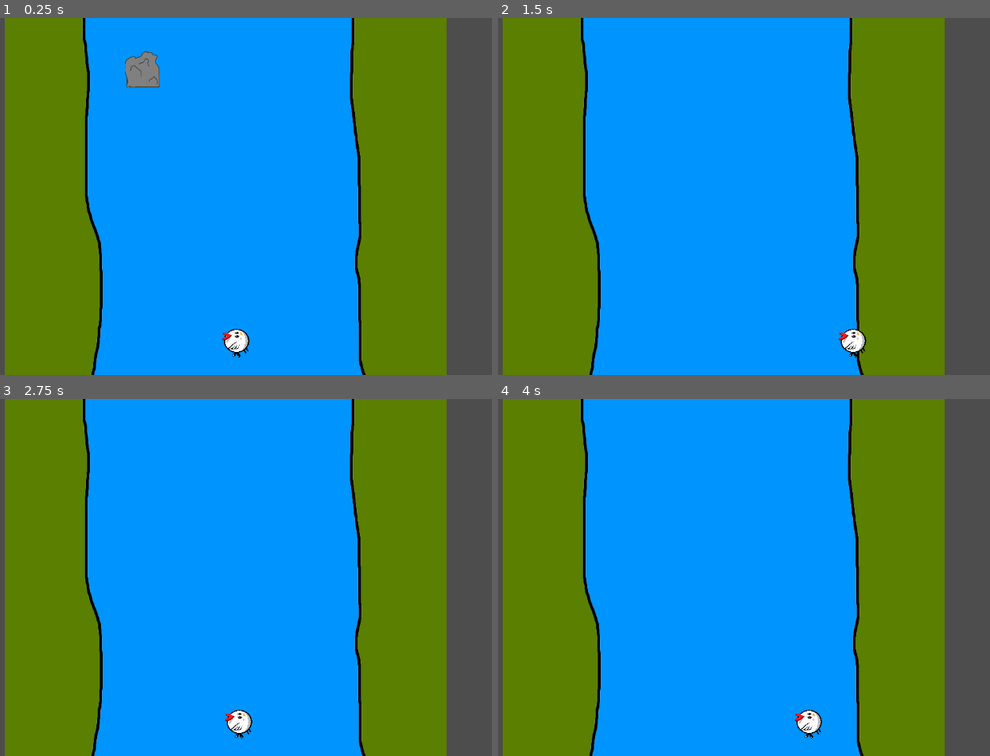
Above: before the commit, frames 1-4 (two rows, left to right).
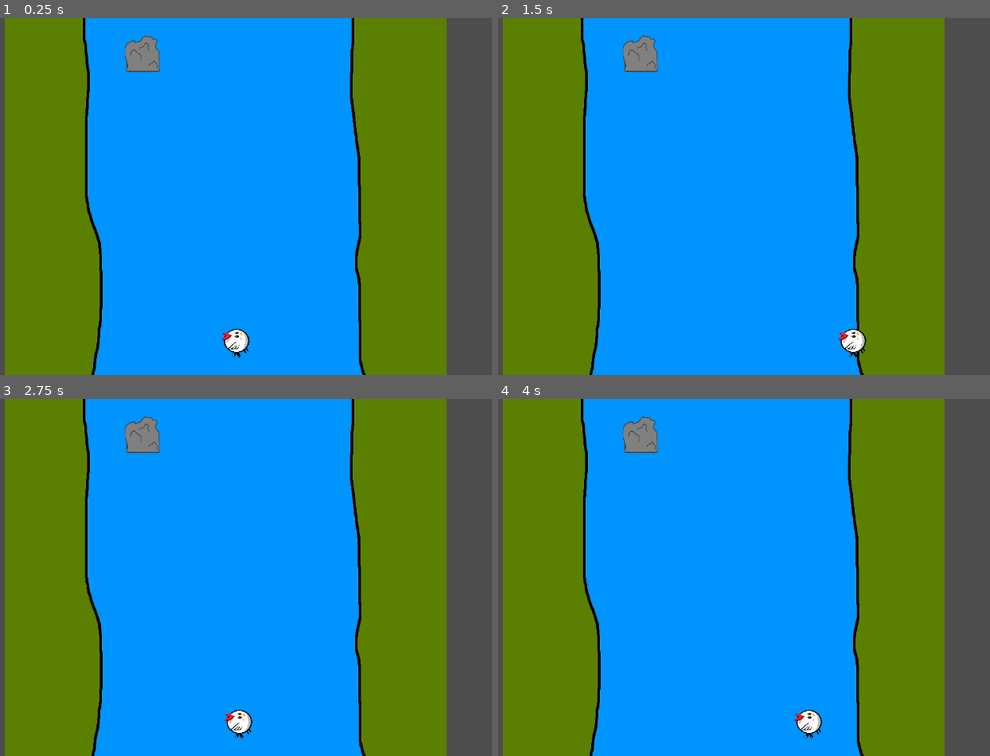
Above: after the commit, the same moments.

Repository: shyrzaza/Streamer
Game: Godot game, scene res://StreamGame/StreamGame.tscn
The game is run twice, just before and just after one commit, with the same random seed, the same clock (stepped at 60 frames per second) and the same inputs.
Inputs (mouse positions are in pixels of both pictures, inside the frame that each line leads up to):
- Up to frame 1 (0.25 s): no input
- Up to frame 2 (1.5 s): tap Enter (ui_accept) at 0.5, 0.77 s; move the mouse to (857, 178) at 0.52 s; hold Right (ui_right) 0.53-1.25 s; click (857, 178) at 0.67 s; drag from (591, 214) to (684, 267) at 1.27 s
- Up to frame 3 (2.75 s): tap Enter (ui_accept) at 2 s; move the mouse to (280, 498) at 2.02 s; hold Left (ui_left) from 2.03 s (still down)
- Up to frame 4 (4 s): release Left (ui_left) at 2.75 s; drag from (684, 648) to (527, 523) at 2.77 s; tap Enter (ui_accept) at 3.5, 3.77 s; move the mouse to (906, 631) at 3.52 s; hold Right (ui_right) from 3.53 s (still down)

The runs differ from the first frame. In frame 1, 0.7% of the frame differs, in the area x 25-33%, y 4-20%; in frame 2, 0.6%; in frame 3, 0.6%; in frame 4, 0.6%.

Commit message:
fix gravity on obstacle

Diff:
--- a/Chat/toxic_chat_messages.json
+++ b/Chat/toxic_chat_messages.json
@@ -19,4 +19,6 @@
 	"fuck booba tiddy dick",
 	"ban me i dare you",
 	"with that kind of shit aim you couldnt ban me even if you tried",
+	"U BAD",
+	""
 ]
--- a/StreamGame/StreamGame.tscn
+++ b/StreamGame/StreamGame.tscn
@@ -56,3 +56,4 @@
 
 [node name="Obstacle" parent="." unique_id=1659433105 instance=ExtResource("7_m6n2p")]
 position = Vector2(439, 62)
+gravity_scale = 0.0
--- a/StreamGame/obstacle.tscn
+++ b/StreamGame/obstacle.tscn
@@ -6,6 +6,7 @@
 radius = 35.6
 
 [node name="Obstacle" type="RigidBody2D" unique_id=1659433105]
+gravity_scale = 0.0
 
 [node name="Sprite2D" type="Sprite2D" parent="." unique_id=506353212]
 scale = Vector2(0.25173777, 0.28153935)
